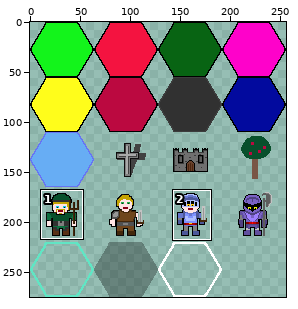
Two versions of one sprite sheet, android/assets/worlds/tileset.png. The picture above shows the old version from afar; the outline marks the close-up.
Close-up. Before:
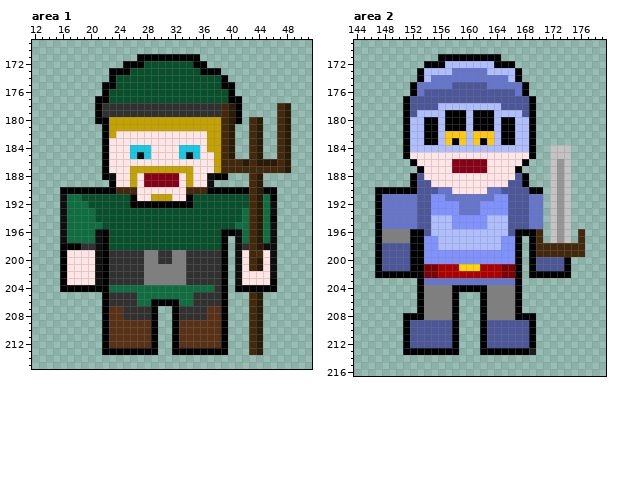
The file is 256x275 pixels. Colours within 5 levels of each other are drawn and written as one. Shown: area 1: x 12..51, y 169..215; area 2: x 144..179, y 169..216. The commit also changed other parts of the picture, which this record leaves out.
After the commit:
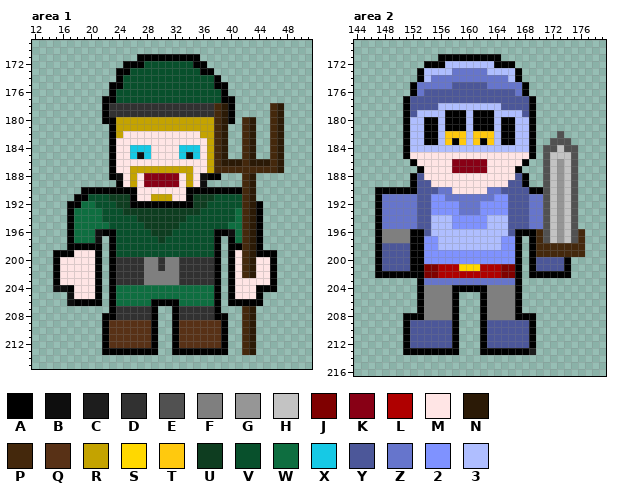
Palette (. is transparent): A #000000  B #0e0e0e  C #1d1d1d  D #313131  E #515151  F #7f7f7f  G #969696  H #c3c3c3  J #7f0000  K #880015  L #af0000  M #ffe5e5  N #2b1a06  P #44280c  Q #583116  R #c4a300  S #ffd800  T #ffc90e  U #0e3d20  V #08502c  W #0e6e40  X #16c9e5  Y #4c5799  Z #6675cc  2 #7f92ff  3 #afbeff
Changes in this commit:
Area 1:
y 173: x 23 A -> .; x 38 A -> .
y 174: x 23..24 AV -> .A; x 38..39 VA -> A.
y 175: x 22 A -> .; x 24 V -> A; x 38 V -> A; x 40 A -> .
y 176: x 22..23 AV -> .A; x 39..40 VA -> A.
y 177: x 21 A -> .; x 23 V -> A; x 39 V -> A; x 41 A -> .
y 178..179: x 21..22 AD -> .A; x 38..41 DPNA -> PNA.; x 46..48 .PN -> PN.
y 180: x 21 A -> .; x 23 R -> A; x 38..44 RPNA.PN -> PNA.PN.; x 46..48 .PN -> PN.
y 181: x 22..23 AR -> .A; x 38..40 RPN -> PN.; x 42..44 .PN -> PN.; x 46..48 .PN -> PN.
y 182: x 22..24 ARM -> .AR; x 36 M -> R; x 38..40 RPN -> PN.; x 42..44 .PN -> PN.; x 46..48 .PN -> PN.
y 183..184: x 22..23 AM -> .A; x 38..40 RPN -> PN.; x 42..44 .PN -> PN.; x 46..48 .PN -> PN.
y 185: x 22..23 AM -> .A; x 37..40 MRPN -> RPN.; x 42..44 .PN -> PN.; x 46..48 .PN -> PN.
y 186: x 22..23 AM -> .A; x 37..43 MRPPPNP -> RPNNNPN; x 46..48 NPN -> PN.
y 187: x 22..23 AM -> .A; x 37..38 MR -> RP; x 47..48 PN -> N.
y 188: x 22..24 ABM -> .AB; x 36..37 MB -> BA; x 39 A -> .; x 42..44 .PN -> PN.
y 189: x 23..24 AM -> .A; x 36..37 MB -> B.; x 42..44 .PN -> PN.
y 190: x 16..18 AAA -> ...; x 24..26 PPP -> AAA; x 34..36 PPP -> AAA; x 42..46 APNAA -> PN...
y 191: x 16..19 BWWV -> ..AA; x 23..25 VVV -> UUU; x 35..37 VVV -> UUU; x 42..46 VPNWA -> PN...
y 192: x 16..18 BWW -> .AA; x 20 V -> W; x 24..25 VV -> UU; x 35..36 VV -> UU; x 42..46 VPNWB -> PNA..
y 193: x 16..17 BW -> .A; x 21 V -> W; x 25..35 VVVVVVVVVVV -> UUUUUUUUUUU; x 41..46 VWPNWB -> WPNA..
y 194: x 16..17 BW -> .A; x 21 V -> W; x 27..33 VVVVVVV -> UUUUUUU; x 41..46 VWPNWA -> WPNA..
y 195: x 16..17 BW -> .A; x 22 V -> W; x 28..32 VVVVV -> UUUUU; x 40 V -> W; x 42..46 WPNWB -> PNA..
y 196: x 16..17 BW -> .A; x 23 V -> A; x 29..31 VVV -> UUU; x 38 V -> A; x 40..46 ABWPNWB -> BWPNA..
y 197: x 16..17 BW -> .A; x 22..23 AV -> .A; x 30 V -> U; x 38..46 VA.BWPNWB -> A.AWPNA..
y 198: x 16 A -> .; x 19..23 DDBAV -> AAA.A; x 38..46 VA.BDPNBB -> A.AAPNA..
y 199: x 15 . -> A; x 17 M -> A; x 21..46 BADDDDDFFDDFFDDDDDA.BMPPMB -> A.AVVVVVVVVVVVVVVA.AMPNAAA
y 200: x 15..16 .A -> AM; x 21..23 BAD -> A.A; x 31 D -> F; x 33 F -> D; x 38..44 DA.BMPN -> A.AMPNM; x 46 B -> A
y 201: x 15..16 .A -> AM; x 21..23 BAD -> A.A; x 30 F -> D; x 33 F -> D; x 38..44 DA.BMPN -> A.AMPNM; x 46 B -> A
y 202: x 15..16 .A -> AM; x 21..23 BAD -> A.A; x 33 F -> D; x 38..43 DA.BMM -> A.AMPN; x 46 B -> A
y 203: x 15..16 .A -> AM; x 21..23 BAD -> A.A; x 33 F -> D; x 38..41 DA.B -> A.AM
y 204: x 15..16 .A -> BB; x 18..20 AAA -> MMM; x 22..23 AW -> .A; x 38..43 DA.AAA -> A.AMMM
y 205: x 17..26 .....ADDDD -> BMMMA.AWWW; x 35..44 DDDDA...PN -> WWWA.AMMMA
y 206: x 17..26 .....ADDDD -> BAAAA.AWWW; x 35..44 DDDDA...PN -> WWWA.AAAAA
y 207: x 22..24 AQQ -> .AD; x 37..39 QQA -> DA.; x 42..44 .PN -> PN.
y 208: x 23..24 QQ -> AD; x 37..38 QQ -> DA; x 42..44 .PN -> PN.
y 209..213: x 42..44 .PN -> PN.
Area 2:
y 182: x 173 . -> E
y 183: x 172..174 ... -> EEE
y 184: x 171..172 .H -> EE; x 174..175 H. -> EE
y 185..197: x 171 . -> E; x 175 . -> E
